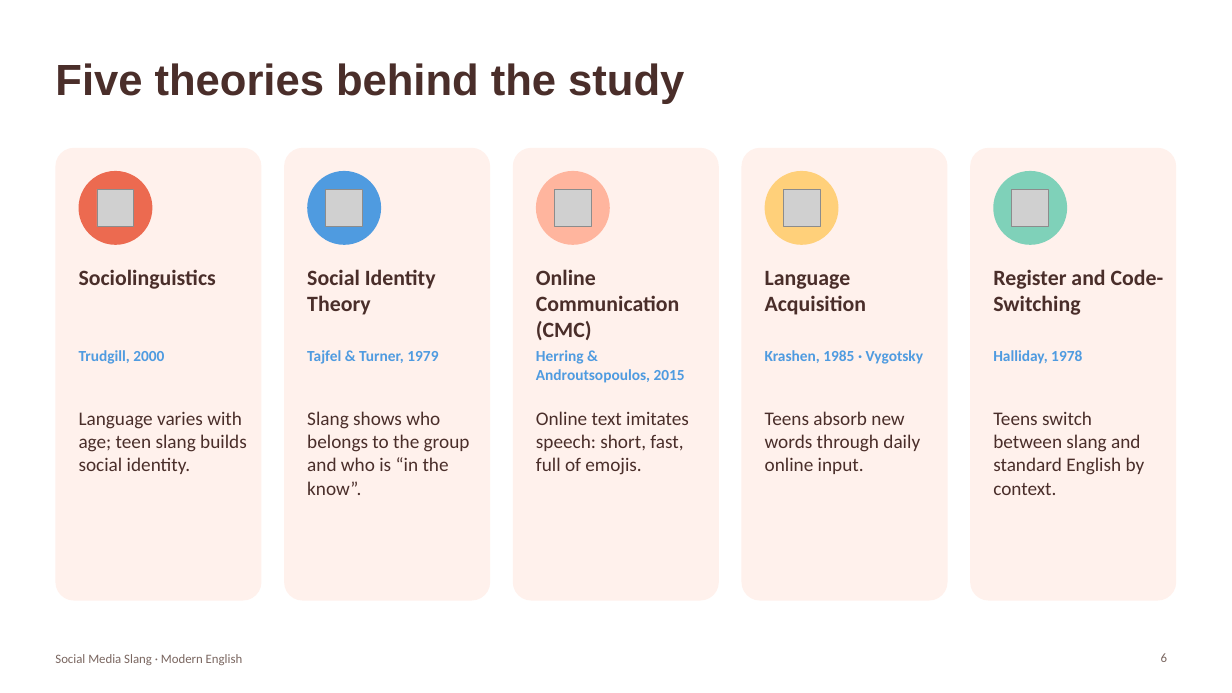
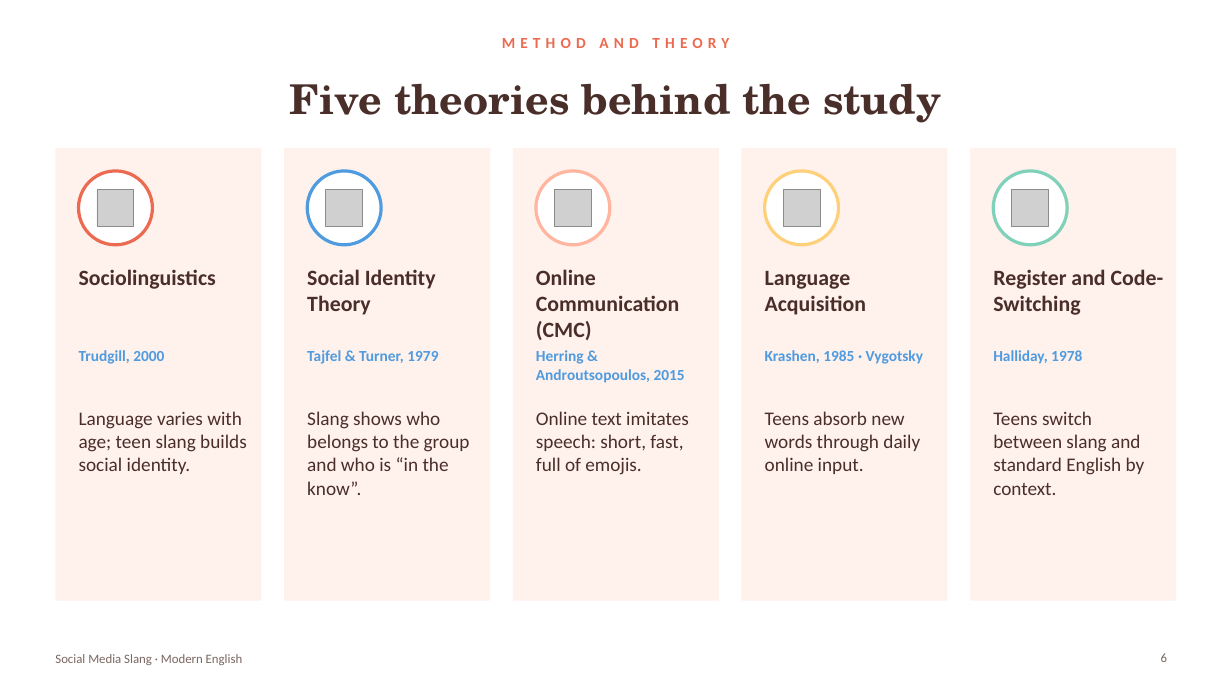
Before and after one commit to araymyrkieva9-sketch/english-daptar, a slide deck: slide 6 of variants/Slang_Presentation_4_Soft_Coral.pptx. Drawn at 1232x693 pixels with LibreOffice and Linux fonts; fonts in the diff are those of the drawing; grey boxes stand for pictures. Boxes give left, top, right and bottom in pixels: in the first picture for what was removed or moved away, otherwise in the second. Text is boxed around its words. In the diff, an @@ line names an element or a change of style, - is before the commit and + after.

```diff
--- a/variants/Slang_Presentation_4_Soft_Coral.pptx
+++ b/variants/Slang_Presentation_4_Soft_Coral.pptx
@@ text added at (x1=502, y1=38, x2=729, y2=48), 12 pt, text #EC6A50, bold @@
+METHOD AND THEORY
@@ title "Five theories behind the study" moved from (x1=55, y1=63, x2=684, y2=104) to (x1=290, y1=83, x2=941, y2=123) @@
@@ title "Five theories behind the study" at (x1=290, y1=83, x2=941, y2=123): size 34 to 32 pt, font Arial to TeX Gyre Schola; alignment left to centre @@
@@ rounded rectangle to rectangle in 5 elements at (x1=55, y1=148, x2=262, y2=601), (x1=285, y1=148, x2=491, y2=601), (x1=513, y1=148, x2=719, y2=601), (x1=742, y1=148, x2=948, y2=601), (x1=970, y1=148, x2=1177, y2=601) @@
@@ ellipse at (x1=79, y1=171, x2=152, y2=245): fill #EC6A50 to #FFFFFF; outline none to #EC6A50 2.5 pt @@
@@ ellipse at (x1=308, y1=171, x2=382, y2=245): fill #4F9BE0 to #FFFFFF; outline none to #4F9BE0 2.5 pt @@
@@ ellipse at (x1=536, y1=171, x2=610, y2=245): fill #FFB59E to #FFFFFF; outline none to #FFB59E 2.5 pt @@
@@ ellipse at (x1=765, y1=171, x2=839, y2=245): fill #FFD07A to #FFFFFF; outline none to #FFD07A 2.5 pt @@
@@ ellipse at (x1=994, y1=171, x2=1067, y2=245): fill #7FD1B9 to #FFFFFF; outline none to #7FD1B9 2.5 pt @@
```
Also in this commit, not shown: 18 other slides changed, 4 other files.
